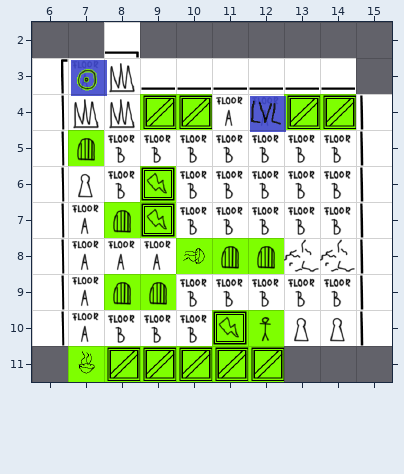
An edit to a level. Tiled map, assets/levels/Level2.tmx. Above is the file before it was changed.
Cells are 64x64 px. Shown: x 6..15, y 2..11.
The result:
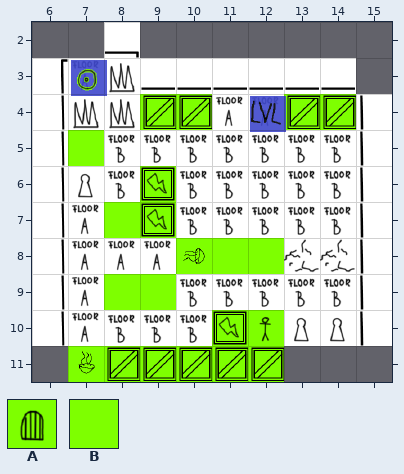
Key: from "Tileset": A 36, B 39.
_ is an empty cell, . an unchanged one.
Changes in this commit:
--- layer "Tile Layer 2"
@@ x 7..7 @@
- 5 A
+ 5 B
@@ x 8..12 @@
- 7 A....
- 8 ...AA
- 9 AA...
+ 7 B....
+ 8 ...BB
+ 9 BB...
Pixel boxes of the changes (left, top, right, bottom) in both pictures:
changed: (77, 138, 95, 161)
changed: (113, 210, 131, 233)
changed: (221, 246, 275, 269)
changed: (113, 282, 167, 305)
